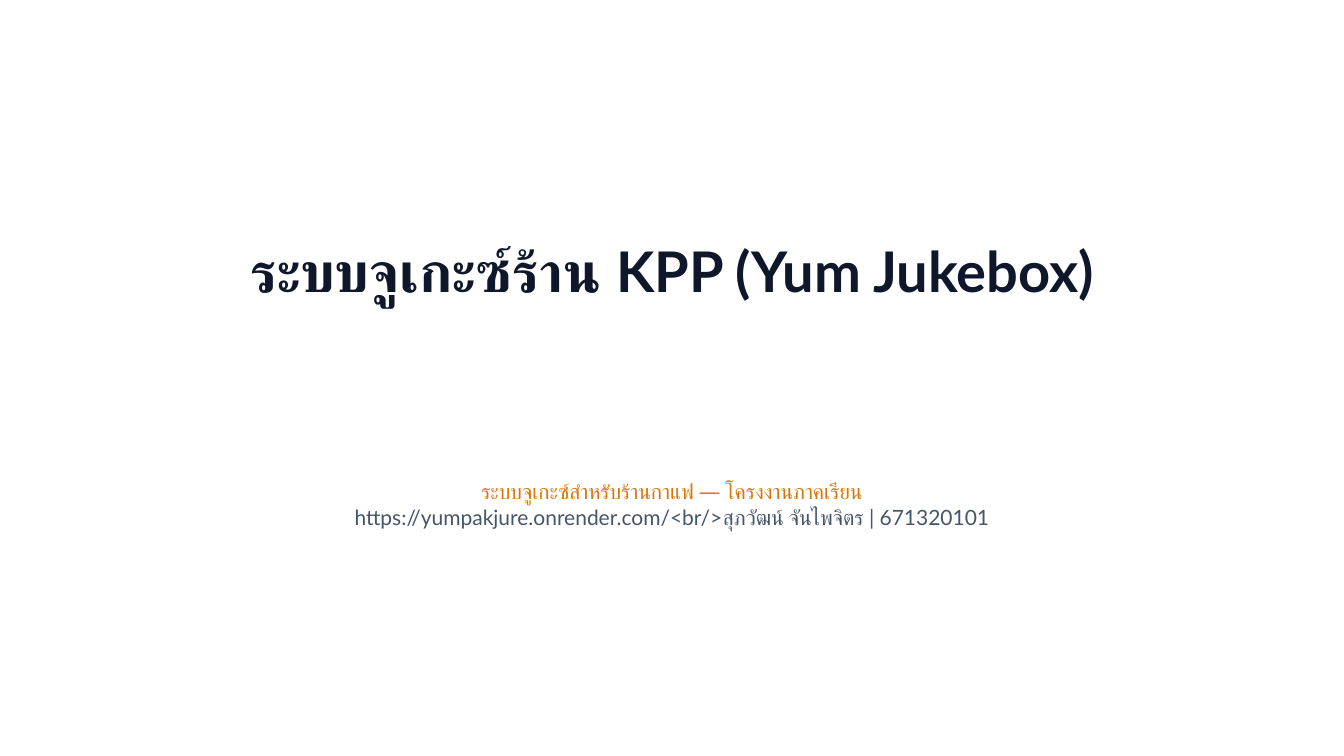
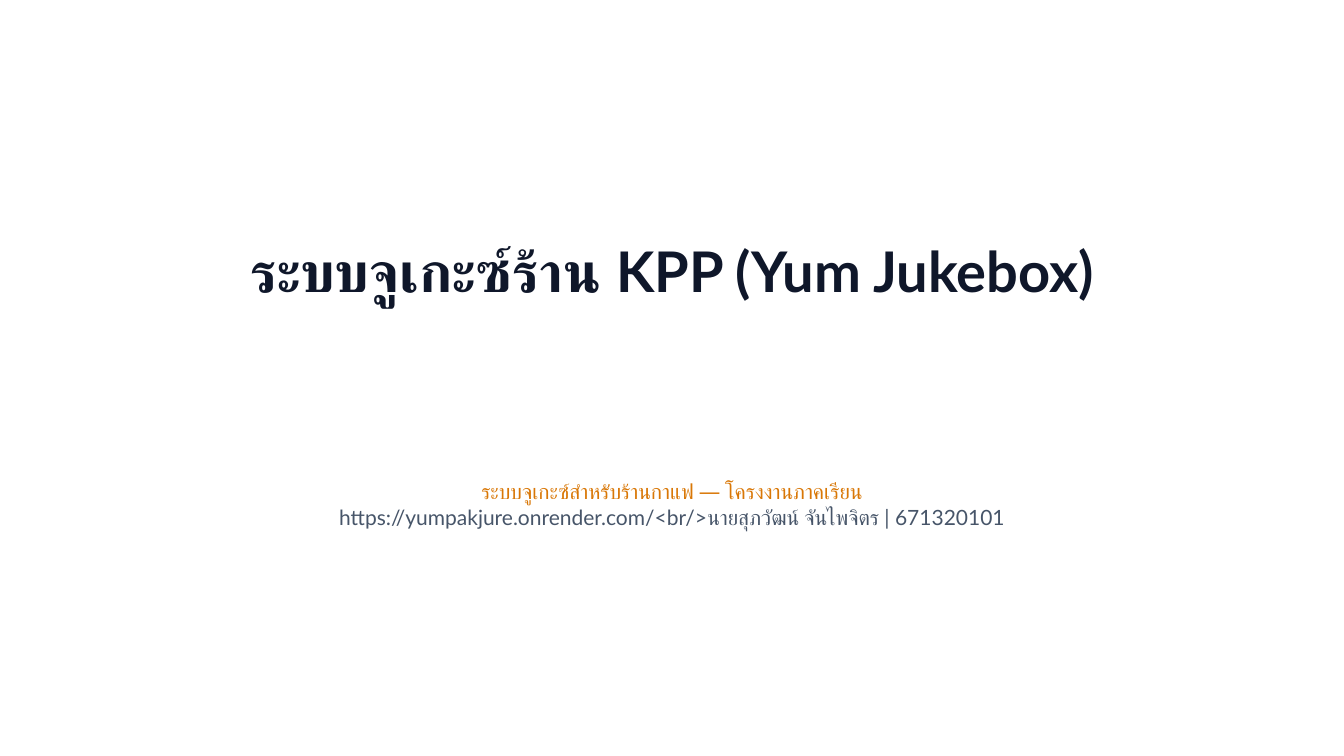
Before and after one commit to tlemtv098-dotcom/YumparkjureQRsong, a slide deck: slide 1 of deliverables/ไฟล์นำเสนอ.pptx. Drawn at 1344x756 pixels with LibreOffice and Linux fonts; fonts in the diff are those of the drawing. Boxes give left, top, right and bottom in pixels: in the first picture for what was removed or moved away, otherwise in the second. Text is boxed around its words. In the diff, an @@ line names an element or a change of style, - is before the commit and + after.

```diff
--- a/deliverables/ไฟล์นำเสนอ.pptx
+++ b/deliverables/ไฟล์นำเสนอ.pptx
@@ text at (339, 508, 1005, 531): text changed @@
-https://yumpakjure.onrender.com/<br/>สุภวัฒน์ จันไพจิตร | 671320101
+https://yumpakjure.onrender.com/<br/>นายสุภวัฒน์ จันไพจิตร | 671320101
```
Also in this commit, not shown: 4 other files.
